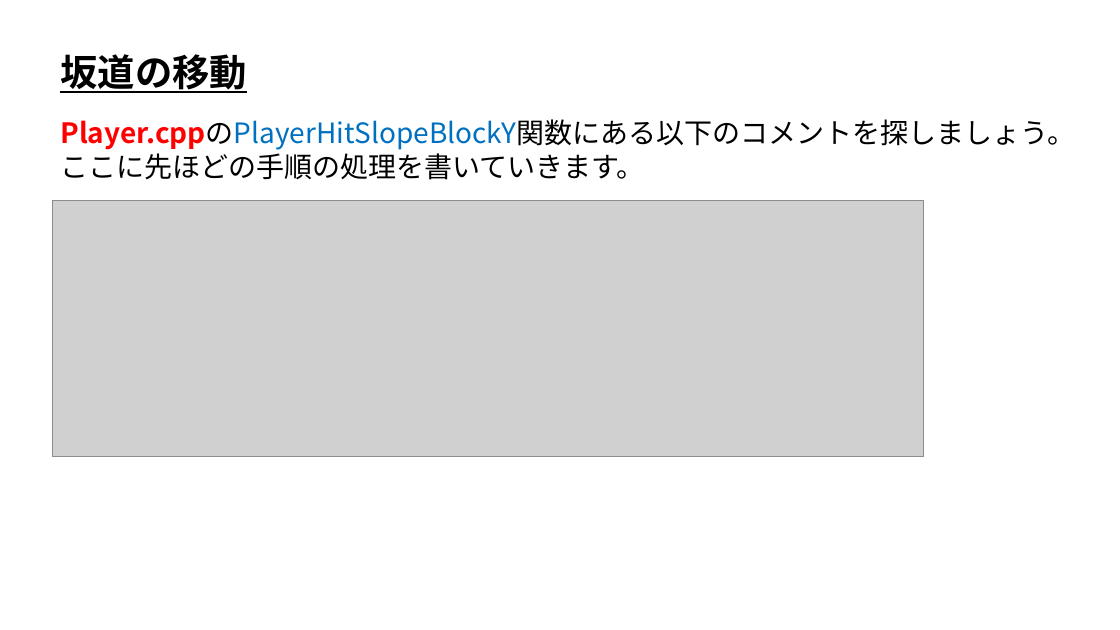
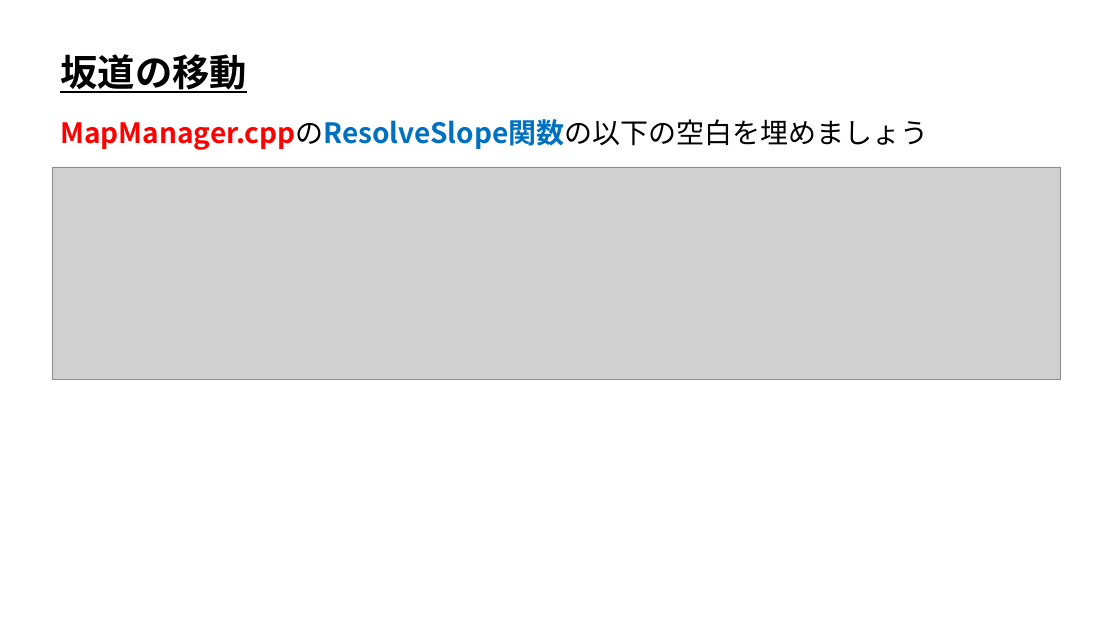
Before and after one commit to ArakiYusuke-Ohara/Textbook, a slide deck: slide 4 of ゲーム科1年/00_前期/ゲームプログラミングⅢ/ゲーム数学/実習/00_坂道の移動.pptx. Drawn at 1120x630 pixels with LibreOffice and Linux fonts; fonts in the diff are those of the drawing; grey boxes stand for pictures. Boxes give left, top, right and bottom in pixels: in the first picture for what was removed or moved away, otherwise in the second. Text is boxed around its words. In the diff, an @@ line names an element or a change of style, - is before the commit and + after.

```diff
--- a/ゲーム科1年/00_前期/ゲームプログラミングⅢ/ゲーム数学/実習/00_坂道の移動.pptx
+++ b/ゲーム科1年/00_前期/ゲームプログラミングⅢ/ゲーム数学/実習/00_坂道の移動.pptx
@@ text at (60, 119, 928, 150): text changed; text colour #000000 to #FF0000; bold on @@
-Player.cppのPlayerHitSlopeBlockY関数にある以下のコメントを探しましょう。
-ここに先ほどの手順の処理を書いていきます。
+MapManager.cppのResolveSlope関数の以下の空白を埋めましょう
@@ picture: place and size @@
-picture at (52, 201, 923, 456)
+picture at (52, 167, 1060, 380)
```
Also in this commit, not shown: 3 other slides changed.
